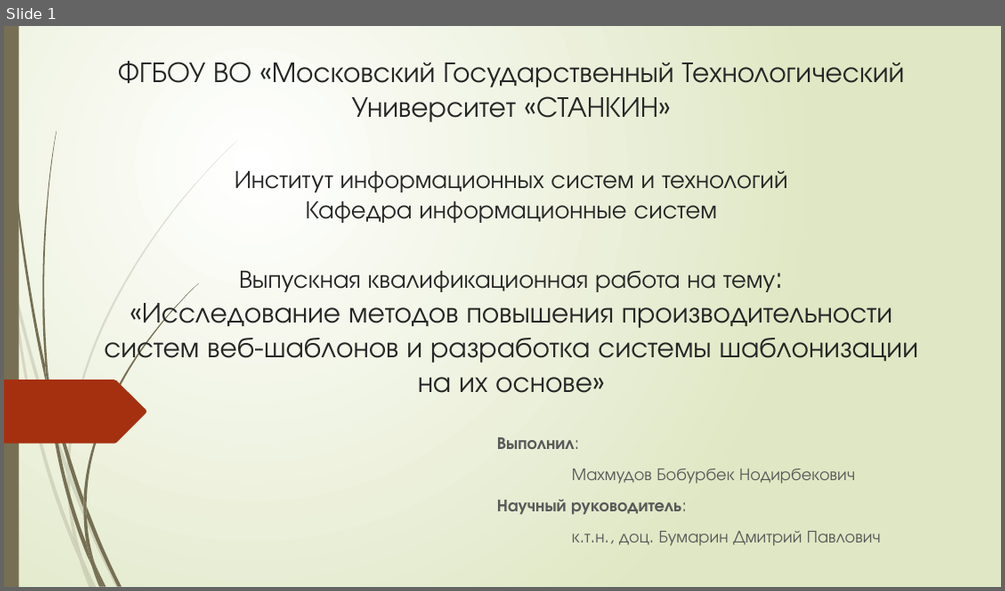
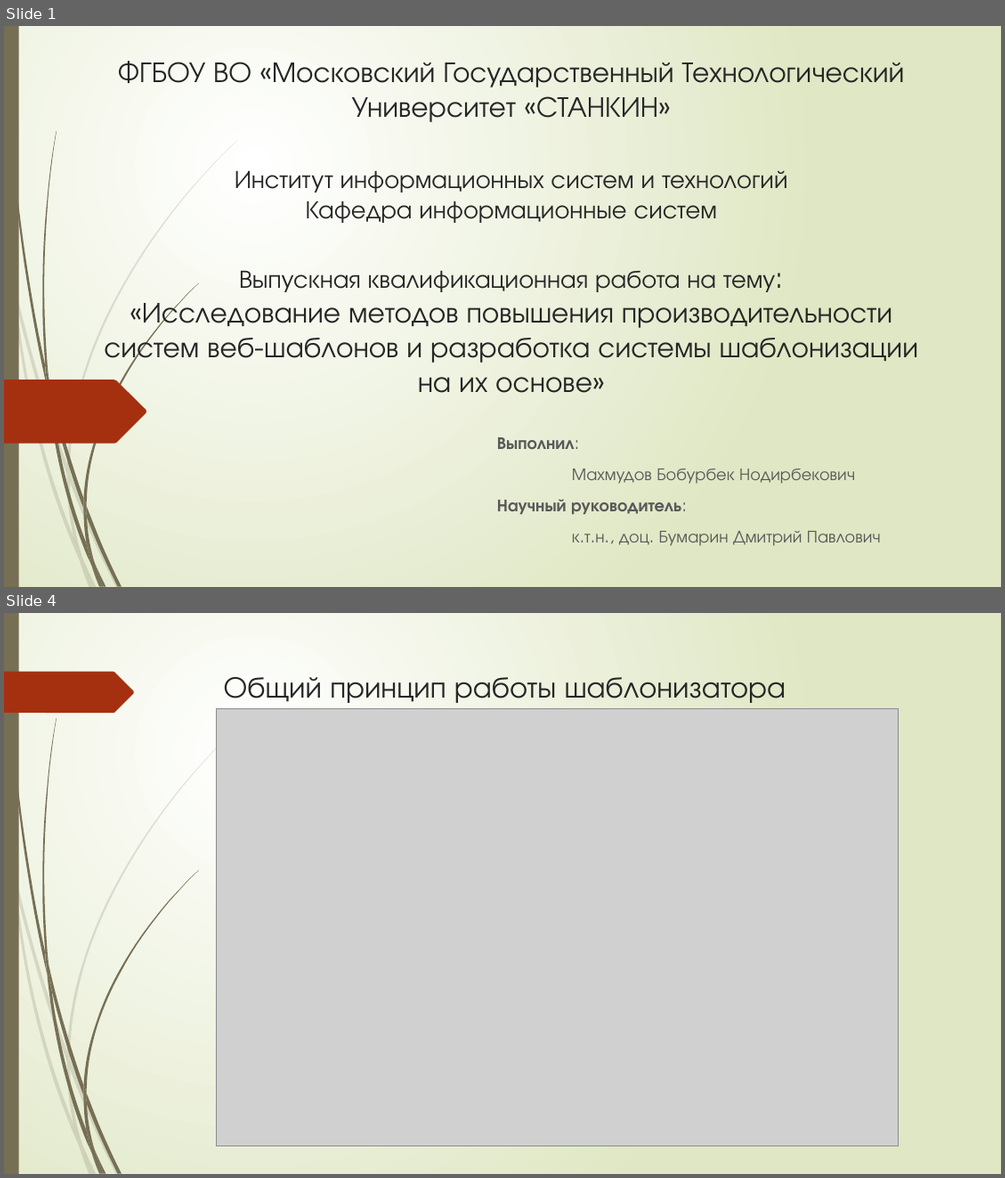
Before and after one commit to bobs4462/tachyon, a slide deck: docs/Презентация ВКР.pptx. Shown one above the other, each under a label of ours: slide 1 before the commit, slides 1 and 4 after it; the slides between them are not shown. The pictures are 1005x591 and 1005x1178 pixels, drawn with LibreOffice and Linux fonts; fonts in the diff are those of the drawing; grey boxes stand for pictures. Boxes give left, top, right and bottom in pixels: in the first picture for what was removed or moved away, otherwise in the second. Text is boxed around its words. In the diff, an @@ line names an element or a change of style, - is before the commit and + after.

```diff
--- a/docs/Презентация ВКР.pptx
+++ b/docs/Презентация ВКР.pptx
@@ slide 4 added at (4,613,1001,1174), background gradient #FFFFFF to #DFE8C4; not listed: 23 template elements that a slide beside it also shows @@
@@ freeform shape added at (4,672,134,713), fill #A53010 @@
@@ title added at (224,677,786,703), 28.8 pt, text #262626 @@
+Общий принцип работы шаблонизатора
@@ picture added at (217,709,898,1146) @@
```
Also in this commit, not shown: 9 other slides added.
